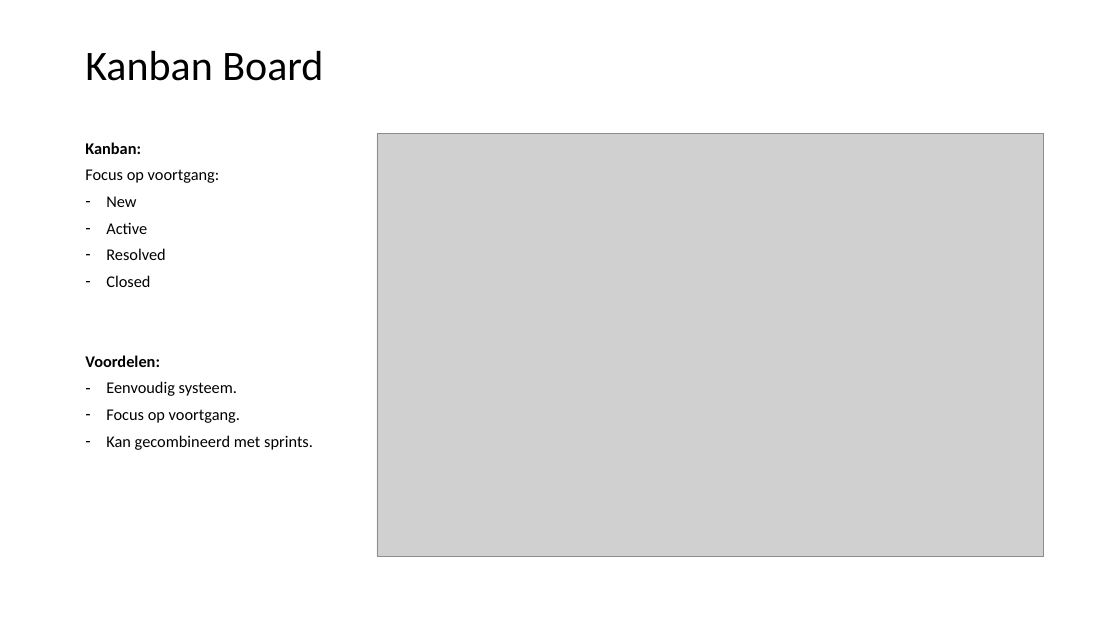
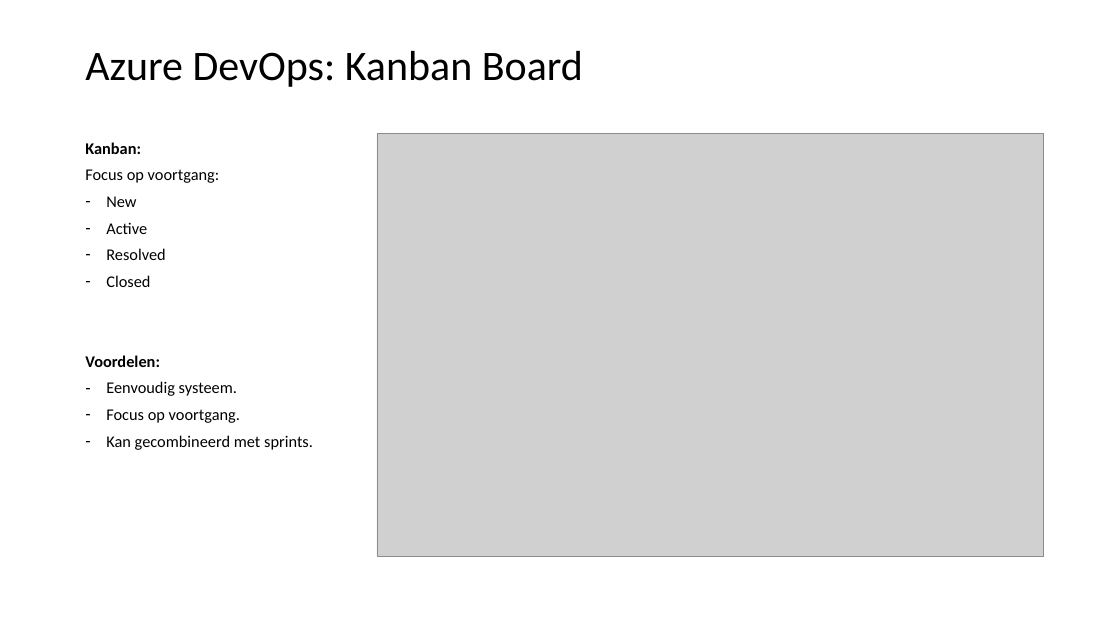
Before and after one commit to LFKoning/knowledge-sharing, a slide deck: slide 57 of git_course/2_collaboration/git_collaboration.pptx (slide 53 before the commit). Drawn at 1120x630 pixels with LibreOffice and Linux fonts; fonts in the diff are those of the drawing; grey boxes stand for pictures. Boxes give left, top, right and bottom in pixels: in the first picture for what was removed or moved away, otherwise in the second. Text is boxed around its words. In the diff, an @@ line names an element or a change of style, - is before the commit and + after.

```diff
--- a/git_course/2_collaboration/git_collaboration.pptx
+++ b/git_course/2_collaboration/git_collaboration.pptx
@@ title at (85, 51, 583, 87): text changed @@
-Kanban Board
+Azure DevOps: Kanban Board
```
Also in this commit, not shown: 7 other slides changed, 1 slide removed.
